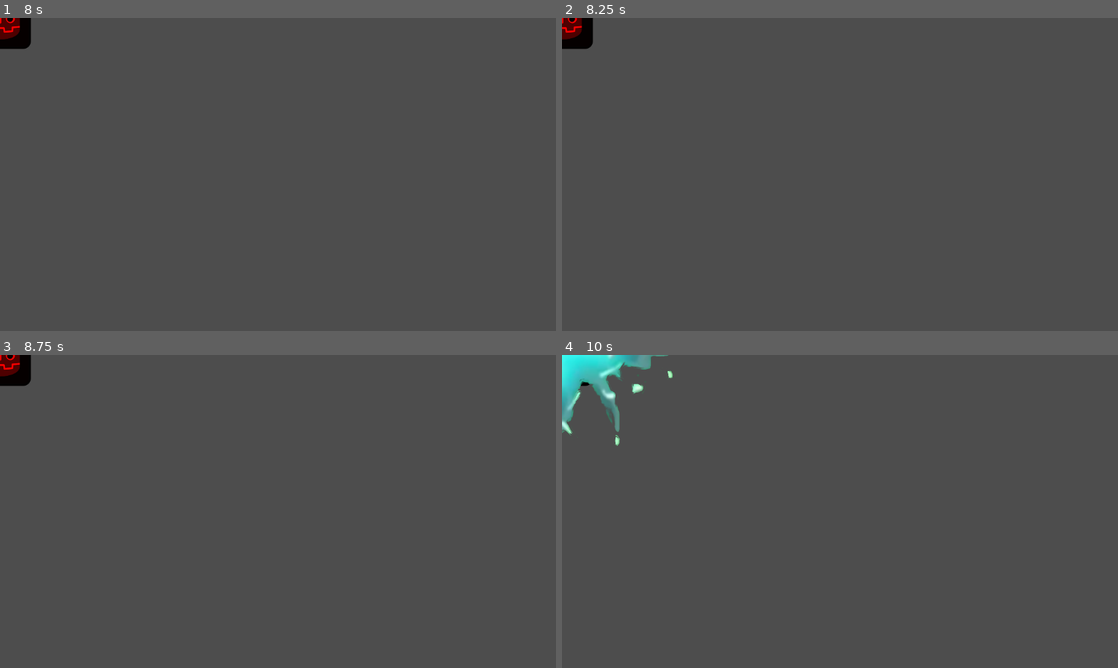
Above: before the commit, frames 1-4 (two rows, left to right).
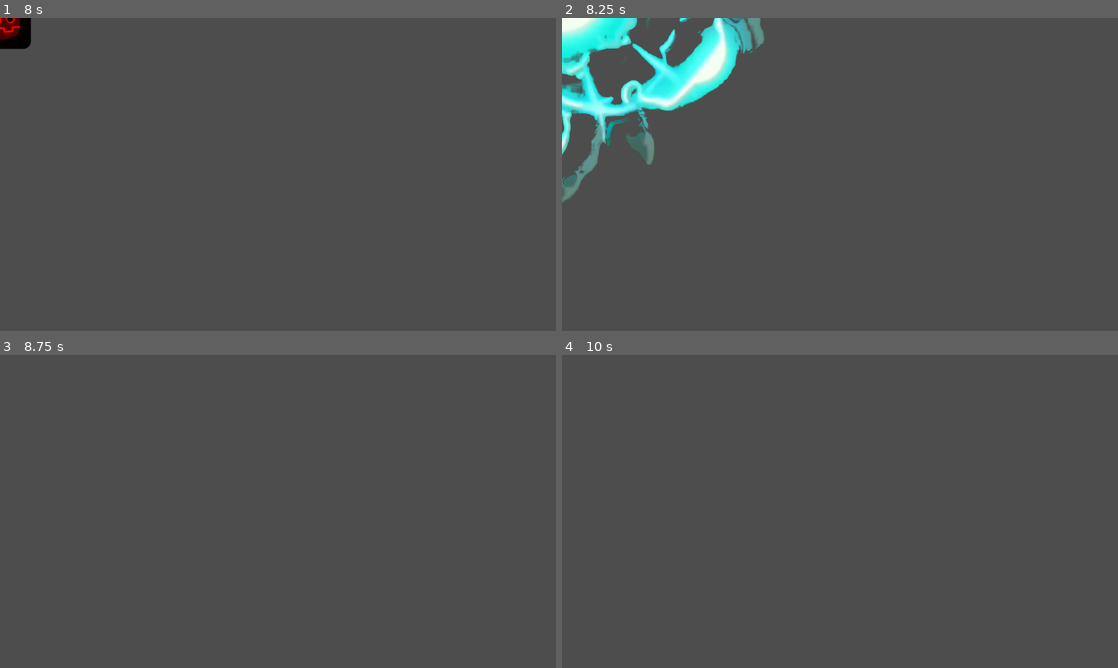
Above: after the commit, the same moments.

Repository: danglenzig/seuu
Game: Godot game, scene res://Refactor01/weapons/trap_01.tscn
The game is run twice, just before and just after one commit, with the same random seed, the same clock (stepped at 60 frames per second) and the same inputs. This scene is started directly instead of the project's main scene.
Inputs:
- Up to frame 1 (8 s): tap Enter (boost) at 0.5, 2.85, 7.35 s; hold D (player_move_right) 0.53-1.28 s; hold Enter (boost) 0.53-1.28 s; tap Space (continue) at 1.25, 1.35, 2, 2.75, 3.5, 3.6, 4.25, 5.85 s; hold Shift (brake) 1.28-2.03 s; hold W (go) 2.03-2.78 s; hold D (player_move_right) 2.03-3.53 s; hold A (player_move_left) 3.53-5.03 s; tap W (go) at 4.35 s; hold Shift (brake) 5.03-5.78 s; hold Enter (boost) 5.03-5.78 s; hold D (player_move_right) from 5.78 s (still down); hold W (go) 6.53-7.28 s
- Up to frame 2 (8.25 s): release D (player_move_right) at 8.03 s; hold Shift (brake) from 8.03 s (still down); tap Space (continue) at 8.1 s
- Up to frame 3 (8.75 s): keep holding Shift (brake)
- Up to frame 4 (10 s): release Shift (brake) at 8.78 s; hold A (player_move_left) 8.78-9.53 s; tap W (go) at 8.85 s; hold D (player_move_right) from 9.53 s (still down); hold Enter (boost) from 9.53 s (still down)

Frame 1 is identical in both runs. In frame 2, 7.6% of the frame differs, in the area x 0-37%, y 0-59%; in frame 3, 0.6%; in frame 4, 1.9%.

Commit message:
some adjustments to the trap

Diff:
--- a/seuu_rp_refactor_01/Refactor01/weapons/trap_01.gd
+++ b/seuu_rp_refactor_01/Refactor01/weapons/trap_01.gd
@@ -17,6 +17,8 @@
 	pass
 
 func splode():
+	var my_sprite = get_node("Sprite2D")
+	my_sprite.visible = false
 	splode_vfx.visible = true
 	splode_vfx.play()
 
--- a/seuu_rp_refactor_01/Refactor01/weapons/trap_01.tscn
+++ b/seuu_rp_refactor_01/Refactor01/weapons/trap_01.tscn
@@ -75,14 +75,14 @@
 }],
 "loop": false,
 "name": &"splode",
-"speed": 40.0
+"speed": 30.0
 }]
 
 [node name="trap_01" type="Area2D" node_paths=PackedStringArray("splode_vfx", "die_timer") groups=["trap"]]
 script = ExtResource("1_5rlp6")
 splode_vfx = NodePath("splode_vfx")
 die_timer = NodePath("die_timer")
-trap_lifetime = 10.0
+trap_lifetime = 8.0
 splode_on_timeout = true
 
 [node name="CollisionShape2D" type="CollisionShape2D" parent="."]
